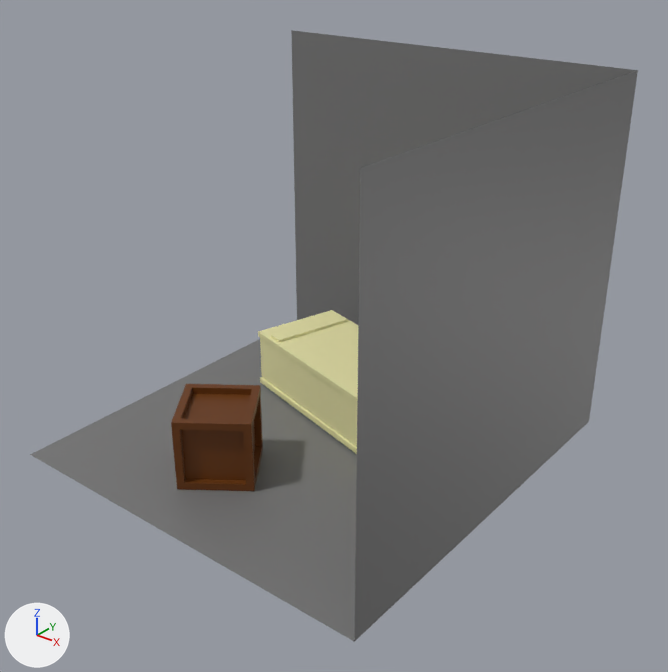
Two versions of the Blender file Assets/Props/boxes.blend, one commit apart.
Both versions are drawn from a camera (50 mm lens) standing at (8.87, -10.63, 8.68) and looking at (0.49, -0.17, 2.19). Lighting does not change. The marker at lower left points along +X, +Y and +Z.

Objects in the first picture: 'Cube.003', 'caja1', 'suelo'.
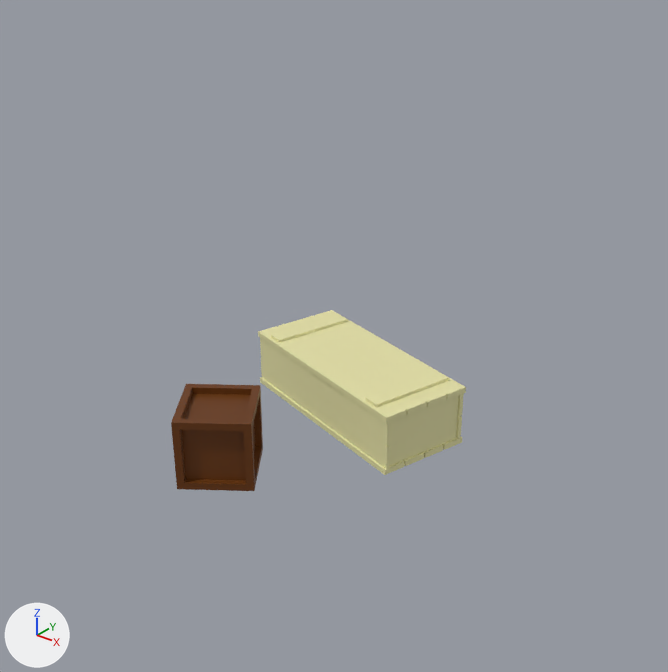
Where the change shows, as pixel boxes [x1, y1, x2, y2] in the pictures (668 x 672 px):
```json
{"object": "suelo", "change": "deleted", "before": [30, 30, 638, 642]}
```

Scene script edits in JSON lines:
```json
{"op": "remove", "block": "ob_suelo", "code": ["ob_suelo = bpy.data.objects.new('suelo', me_plane)", "ob_suelo.location = (0.0, 0.0, 0.0)", "ob_suelo.scale = (3.47, 3.47, 3.47)"]}
```
